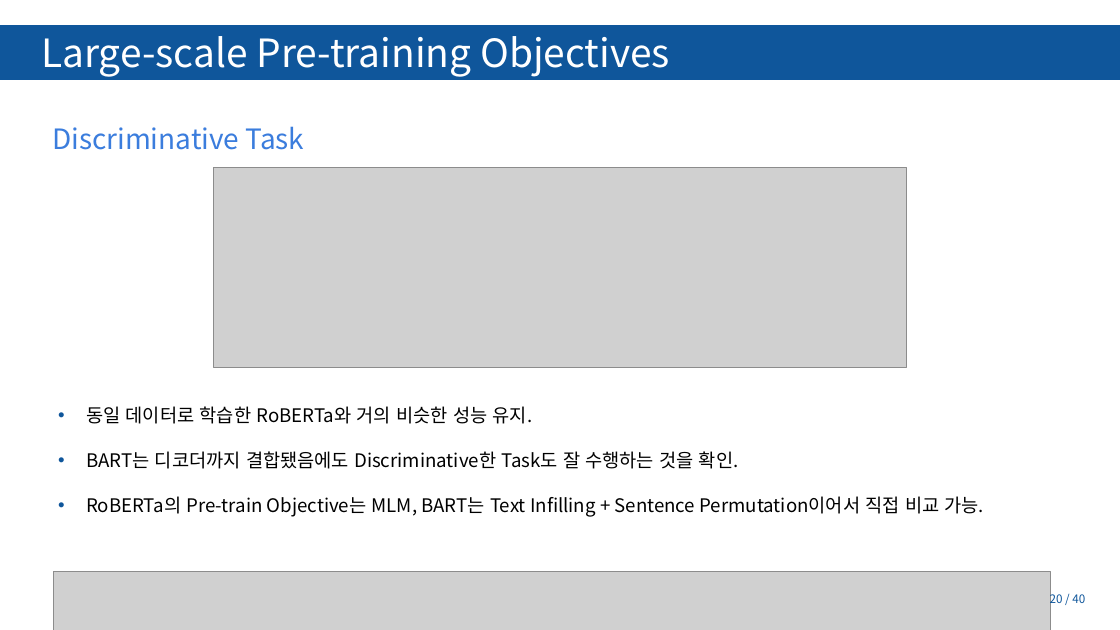
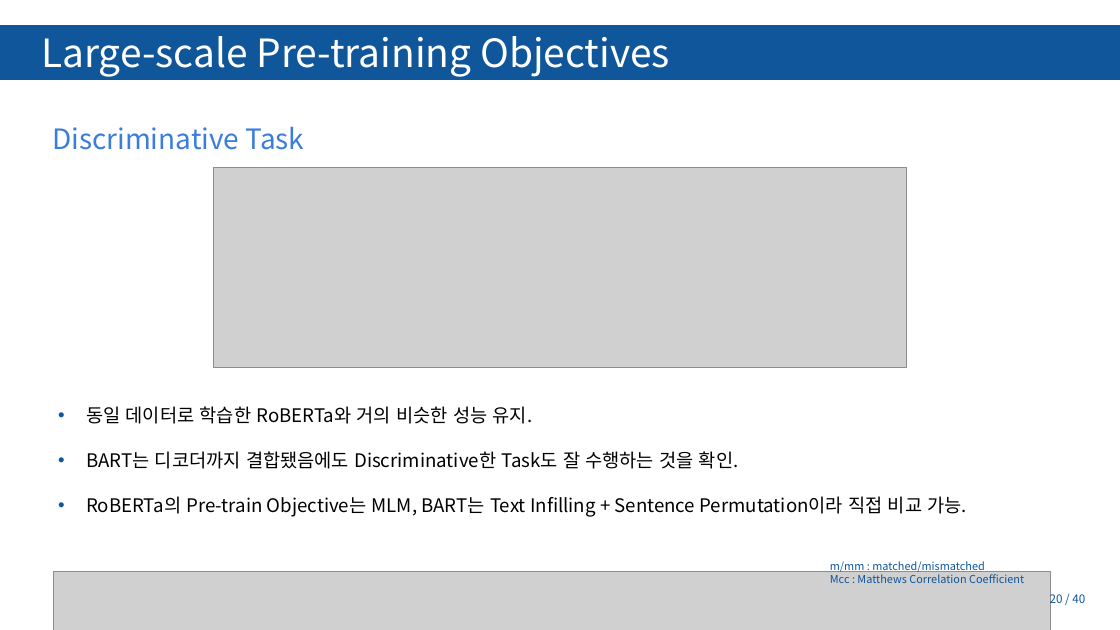
Before and after one commit to Tiabet/Paper-for-ML-DL, a slide deck: slide 20 of 세미나/BART_김정현.pptx. Drawn at 1120x630 pixels with LibreOffice and Linux fonts; fonts in the diff are those of the drawing; grey boxes stand for pictures; background and template pictures are left out. Boxes give left, top, right and bottom in pixels: in the first picture for what was removed or moved away, otherwise in the second. Text is boxed around its words. In the diff, an @@ line names an element or a change of style, - is before the commit and + after.

```diff
--- a/세미나/BART_김정현.pptx
+++ b/세미나/BART_김정현.pptx
@@ text at [86,496,967,517]: text changed @@
-• RoBERTa의 Pre-train Objective는 MLM, BART는 Text Infilling + Sentence Permutation이어서 직접 비교 가능.
+• RoBERTa의 Pre-train Objective는 MLM, BART는 Text Infilling + Sentence Permutation이라 직접 비교 가능.
@@ text added at [830,561,1024,583], 14 pt, text #0F569B @@
+m/mm : matched/mismatched
+Mcc : Matthews Correlation Coefficient
```
Also in this commit, not shown: 20 other slides changed, 1 slide added, 1 slide removed, 2 other files.
